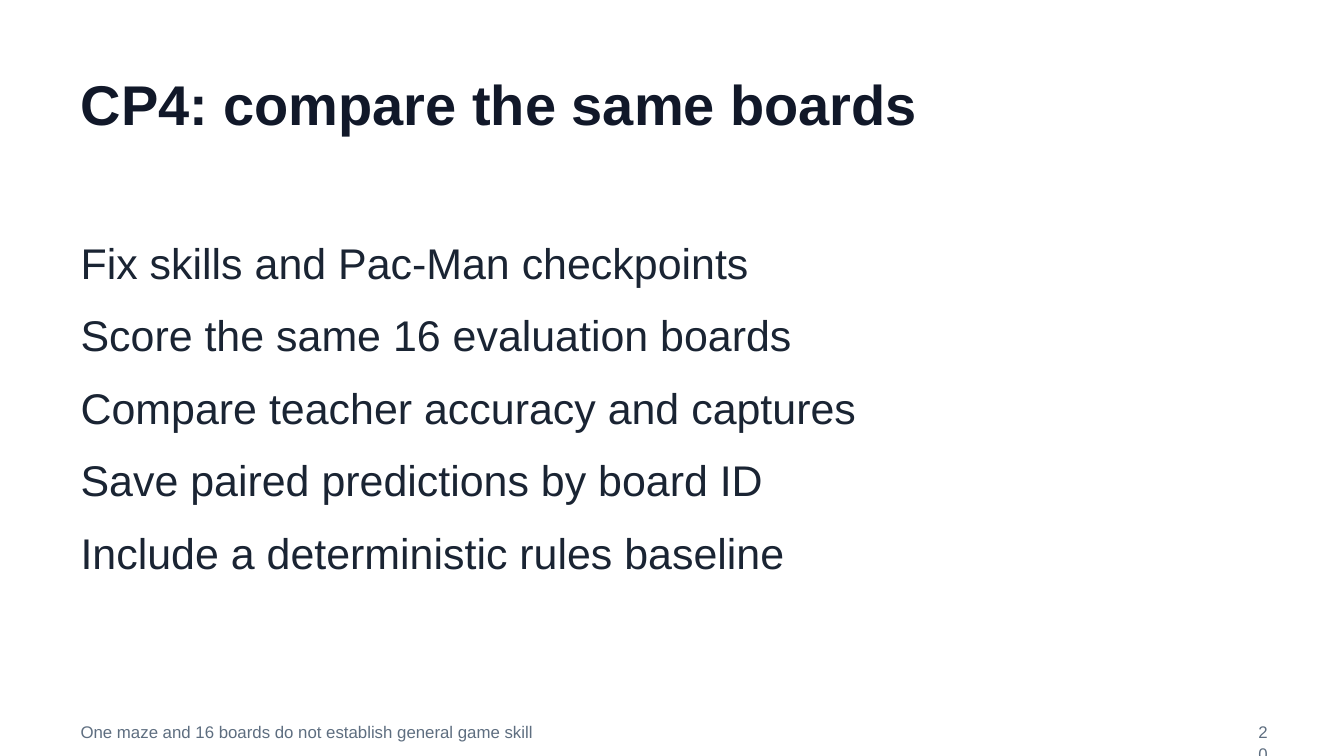
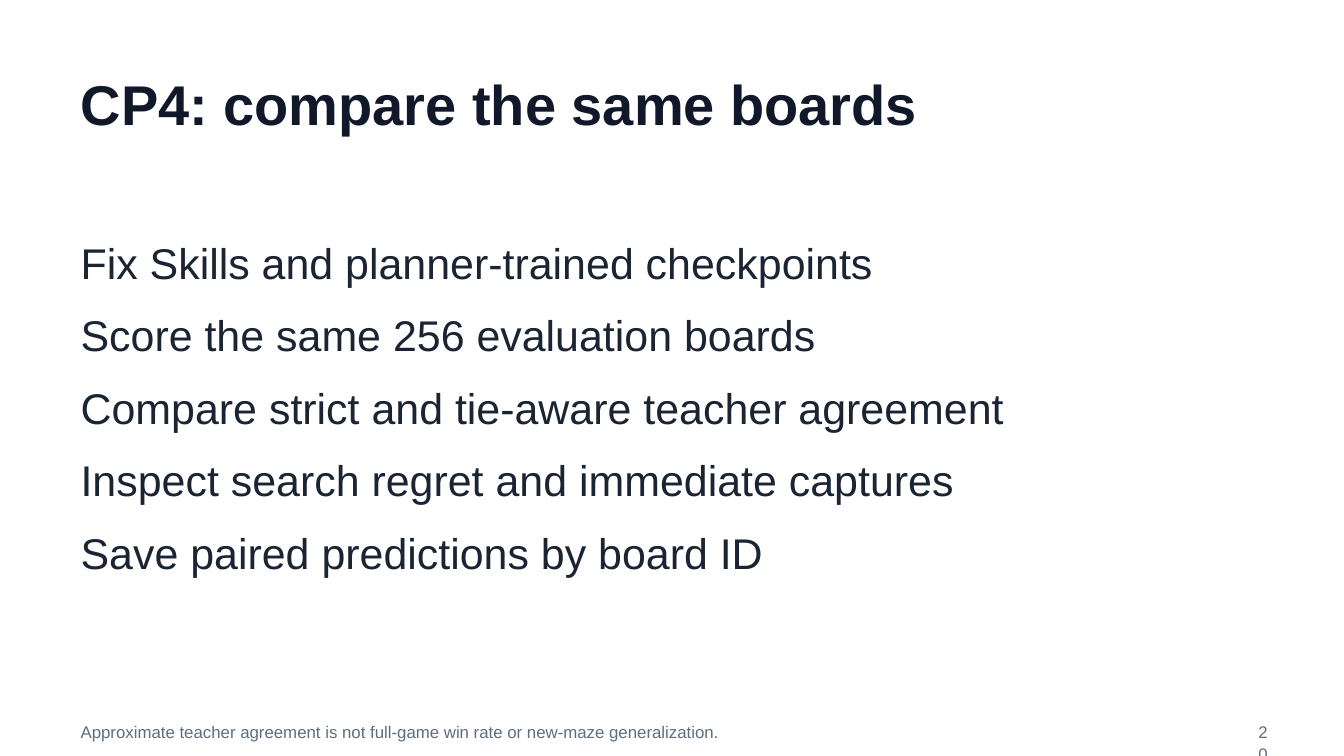
Before and after one commit to huixu11/QPlusLearning, a slide deck: slide 20 of labs/lab-01-kev-pacman/slides/pacman-lab.pptx. Drawn at 1344x756 pixels with LibreOffice and Linux fonts; fonts in the diff are those of the drawing. Boxes give left, top, right and bottom in pixels: in the first picture for what was removed or moved away, otherwise in the second. Text is boxed around its words. In the diff, an @@ line names an element or a change of style, - is before the commit and + after.

Commit message:
Publish planner lab notebook, ghost status display and revised slides

```diff
--- a/labs/lab-01-kev-pacman/slides/pacman-lab.pptx
+++ b/labs/lab-01-kev-pacman/slides/pacman-lab.pptx
@@ text at (81, 248, 1003, 505): text changed @@
-Fix skills and Pac-Man checkpoints
-Score the same 16 evaluation boards
-Compare teacher accuracy and captures
+Fix Skills and planner-trained checkpoints
+Score the same 256 evaluation boards
+Compare strict and tie-aware teacher agreement
+Inspect search regret and immediate captures
@@ text at (81, 538, 784, 570): paragraph removed @@
-Include a deterministic rules baseline
@@ text at (81, 726, 718, 742): text changed @@
-One maze and 16 boards do not establish general game skill
+Approximate teacher agreement is not full-game win rate or new-maze generalization.
```
Also in this commit, not shown: 10 other slides changed, 7 other files.
